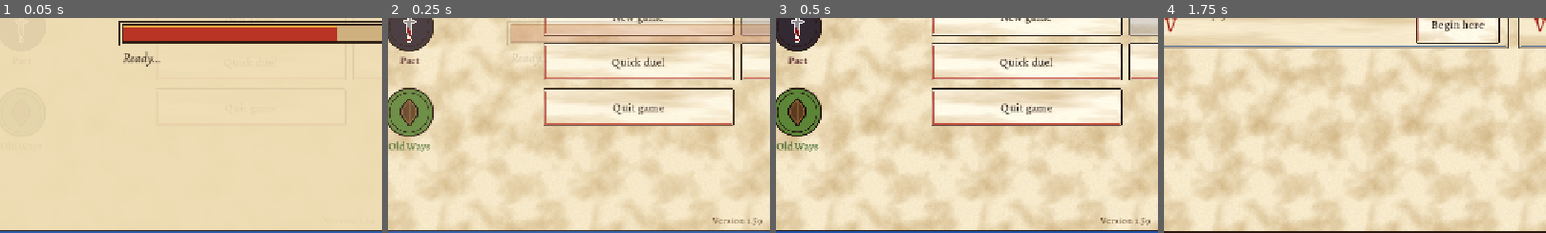
Above: before the commit, frames 1-4 (left to right).
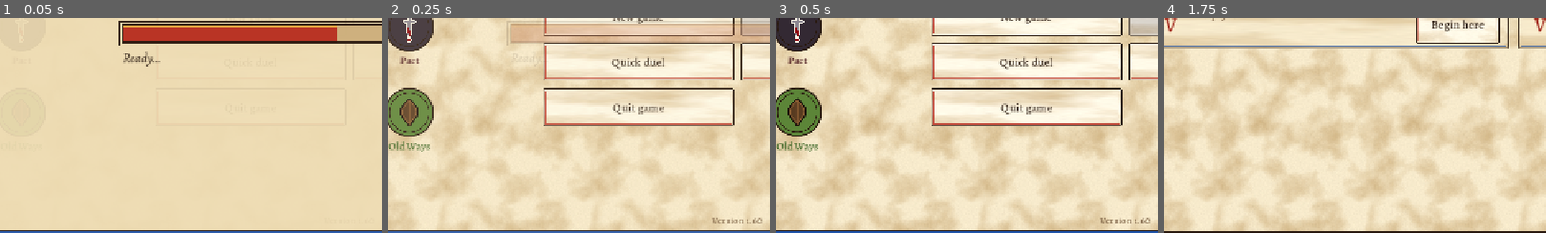
Above: after the commit, the same moments.

Repository: cavaleirobrancopensante/TCG-RPG
Game: Godot game, scene res://scenes/main.tscn
Same seed, same stepped clock (60 frames per second), same inputs: the game is played once before the commit and once after it.
Inputs:
- Up to frame 1 (0.05 s): no input
- Up to frame 2 (0.25 s): no input
- Up to frame 3 (0.5 s): no input
- Up to frame 4 (1.75 s): click "New game" at 0.5 s; click "New game" at 1.25 s
The pictures show only the part of the screen within x 4-54%, y 48-98%; the shares and areas given below are measured in that part.

The runs differ from the first frame. In frame 2, 0.2% of the frame differs, in the area x 85-98%, y 92-97%; in frame 3, 0.2%; in frame 4, nothing differs.

Commit message:
1.60: several blockers on one attacker; read creatures by tapping while blocking
Co-Authored-By: Claude Opus 5.5 <noreply@anthropic.com>
Claude-Session: https://claude.ai/code/session_01HitH66itUkjde1DxHgtaC5

Diff:
--- a/project.godot
+++ b/project.godot
@@ -12,7 +12,7 @@
 
 config/name="TCG-RPG"
 config/description="A card-battle RPG: MTG-style rules, Yu-Gi-Oh!-style summons, open world."
-config/version="1.59"
+config/version="1.60"
 run/main_scene="res://scenes/main.tscn"
 config/features=PackedStringArray("4.7", "GL Compatibility")
 boot_splash/bg_color=Color(0.93, 0.86, 0.7, 1)
--- a/scripts/battle/battle_scene.gd
+++ b/scripts/battle/battle_scene.gd
@@ -19,7 +19,7 @@
 var busy := false
 var mode := "idle"              # idle | attack | block | target
 var sel_attackers: Array = []
-var pending_blocks := {}        # attacker uid -> blocker uid
+var pending_blocks := {}        # attacker uid -> Array of blocker uids (several may block one)
 var block_pick := -1
 var target_specs: Array = []
 var chosen_targets: Array = []
@@ -672,14 +672,14 @@
 				out.append([_fig_center(figures[u]), portrait_pos(1), red])
 	elif st.phase in ["block", "combat"]:
 		var defender := 1 - st.active
-		var bl: Dictionary = pending_blocks if st.phase == "block" else st.blocks
+		var bl: Dictionary = pending_blocks if st.phase == "block" else st.blockers
 		for u in st.attackers:
 			if figures.has(u) and not bl.has(u) and not st.was_blocked.has(u):
 				out.append([_fig_center(figures[u]), portrait_pos(defender), red])
 		for a in bl:
-			var b: int = bl[a]
-			if figures.has(a) and figures.has(b):
-				out.append([_fig_center(figures[b]), _fig_center(figures[a]), blue])
+			for b in bl[a]:
+				if figures.has(a) and figures.has(int(b)):
+					out.append([_fig_center(figures[int(b)]), _fig_center(figures[a]), blue])
 	# confirming targets: the card (or the creature using its ability) points at its targets
 	if mode == "confirm":
 		var from := Vector2.ZERO
@@ -1220,7 +1220,7 @@
 				elif p.owner == 0 and st.can_attack(p):
 					fig.mark = "select"
 			"block":
-				if pending_blocks.values().has(uid):
+				if _pending_blocker(uid) >= 0:
 					fig.mark = "block"
 				elif uid == block_pick:
 					fig.mark = "select"
@@ -2625,26 +2625,52 @@
 		"block":
 			if p.owner == 0:
 				# Tap an assigned blocker again to unassign it.
-				for a in pending_blocks.keys():
-					if pending_blocks[a] == fig.uid:
-						pending_blocks.erase(a)
-						block_pick = -1
-						refresh()
-						return
-				block_pick = fig.uid if not p.tapped else -1
-				_log("Now tap the attacker it should block." if block_pick >= 0 else "That creature is tapped.", false)
+				var was := _pending_blocker(fig.uid)
+				if was >= 0:
+					pending_blocks[was].erase(fig.uid)
+					if pending_blocks[was].is_empty():
+						pending_blocks.erase(was)
+					block_pick = -1
+					_log(I18n.t("Blocker taken back."), false)
+					refresh()
+					return
+				if block_pick == fig.uid:
+					# tapped again while chosen: read it (and drop the choice)
+					block_pick = -1
+					refresh()
+					_show_board(p.owner, p.uid)
+					return
+				if p.tapped or p.has_kw("converted") or p.snared_by >= 0:
+					_show_board(p.owner, p.uid)
+					return
+				block_pick = fig.uid
+				_log(I18n.t("Now tap the attacker it should block (several may block one). Tap it again to read it."), false)
 				refresh()
 			elif st.attackers.has(fig.uid) and block_pick >= 0:
 				var b = st.find_perm(block_pick)
 				if b and st.can_block(b, p):
-					pending_blocks[fig.uid] = block_pick
+					if not pending_blocks.has(fig.uid):
+						pending_blocks[fig.uid] = []
+					pending_blocks[fig.uid].append(block_pick)
 					block_pick = -1
-					_log("Blocker assigned.", false)
+					var n: int = pending_blocks[fig.uid].size()
+					_log(I18n.t("Blocker assigned.") if n == 1 else I18n.t("%d blockers on this attacker.") % n, false)
 				else:
 					_log("That creature can't block this attacker (flying?).", false)
 				refresh()
+			else:
+				# an enemy creature with no blocker chosen: read it
+				_show_board(p.owner, p.uid)
 		_:
 			_show_board(p.owner, p.uid)
+
+
+## The attacker a creature of ours is set to block (-1: none).
+func _pending_blocker(uid: int) -> int:
+	for a in pending_blocks:
+		if Array(pending_blocks[a]).has(uid):
+			return int(a)
+	return -1
 
 
 ## Long press on a creature: read it, in every mode (attack, block and targeting keep tap
@@ -3244,7 +3270,10 @@
 		if defender == 0 and not auto_play:
 			await _player_blocks()
 		else:
-			pending_blocks = BattleAI.choose_blocks(st, defender)
+			var chosen_blocks := BattleAI.choose_blocks(st, defender)
+			pending_blocks = {}
+			for a in chosen_blocks:
+				pending_blocks[a] = chosen_blocks[a] if typeof(chosen_blocks[a]) == TYPE_ARRAY else [chosen_blocks[a]]
 		st.declare_blocks(pending_blocks)
 		pending_blocks.clear()
 		await _run_priority("blockers")
@@ -3270,7 +3299,7 @@
 	if can_any:
 		mode = "block"
 		busy = false
-		_log("You are attacked! Tap your creature, then the attacker it blocks.", false)
+		_log(I18n.t("You are attacked! Tap your creature, then the attacker it blocks. Several may block one attacker. Hold any creature to read it."), false)
 		refresh()
 		await _blocks_done
 		busy = true
--- a/scripts/battle/battle_state.gd
+++ b/scripts/battle/battle_state.gd
@@ -111,7 +111,8 @@
 ## blockers, damage, main2, end (the phase bar shows these).
 var step := ""
 var attackers: Array = []   # uids
-var blocks := {}            # attacker uid -> blocker uid
+var blocks := {}            # attacker uid -> its first blocker uid (what most code asks about)
+var blockers := {}          # attacker uid -> every blocker uid, in damage order (several may block one)
 var was_blocked := {}       # attacker uid -> true once blocked (stays blocked if the blocker leaves)
 var winner := -1
 var events: Array = []
@@ -289,6 +290,7 @@
 			p.uses.clear()          # "once per turn" counts each turn, abilities work in both
 	attackers.clear()
 	blocks.clear()
+	blockers.clear()
 	was_blocked.clear()
 	stack.clear()
 	window_open = false
@@ -1650,10 +1652,7 @@
 		return
 	side(p.owner).creatures.erase(p)
 	attackers.erase(p.uid)
-	blocks.erase(p.uid)
-	for a in blocks.keys():
-		if blocks[a] == p.uid:
-			blocks.erase(a)
+	_unblock(p.uid)
 	p.owner = to
 	p.sick = true
 	side(to).creatures.append(p)
@@ -2371,10 +2370,7 @@
 		p.deathtouched = false
 		p.tapped = true
 		attackers.erase(p.uid)
-		blocks.erase(p.uid)
-		for a in blocks.keys():
-			if blocks[a] == p.uid:
-				blocks.erase(a)
+		_unblock(p.uid)
 		emit({"type": "regenerate", "uid": p.uid})
 		return
 	_remove_perm(p)
@@ -2473,10 +2469,32 @@
 					_bury(a.base_owner, a.card_id, a.card)
 				emit({"type": "die", "uid": a.uid, "side": a.owner, "sacrifice": false})
 	attackers.erase(p.uid)
-	blocks.erase(p.uid)
-	for a in blocks.keys():
-		if blocks[a] == p.uid:
-			blocks.erase(a)
+	_unblock(p.uid)
+
+
+## A creature leaves combat (it died, regenerated or changed hands): as attacker or as blocker.
+func _unblock(uid: int) -> void:
+	blocks.erase(uid)
+	blockers.erase(uid)
+	for a in blockers.keys():
+		var list: Array = blockers[a]
+		if list.has(uid):
+			list.erase(uid)
+			if list.is_empty():
+				blockers.erase(a)
+				blocks.erase(a)
+			else:
+				blocks[a] = list[0]
+
+
+## Every blocker of an attacker still on the battlefield, in damage order.
+func blockers_of(a: int) -> Array:
+	var out: Array = []
+	for u in blockers.get(a, []):
+		var b := find_perm(int(u))
+		if b != null:
+			out.append(b)
+	return out
 
 
 ## Kill creatures with lethal damage, check for a winner.
@@ -2594,19 +2612,26 @@
 		_force_resolve()
 	window_open = false
 	blocks.clear()
+	blockers.clear()
 	was_blocked.clear()
 	var used := {}
 	for a in blocks_in:
 		var ap := find_perm(int(a))
-		var bp := find_perm(int(blocks_in[a]))
-		if ap == null or bp == null or not attackers.has(ap.uid) or used.has(bp.uid):
+		if ap == null or not attackers.has(ap.uid):
 			continue
-		if not can_block(bp, ap):
-			continue
-		blocks[ap.uid] = bp.uid
-		used[bp.uid] = true
-		was_blocked[ap.uid] = true
-		emit({"type": "block", "uid": bp.uid, "attacker": ap.uid})
+		# one blocker, or several on the same attacker
+		var list: Array = blocks_in[a] if typeof(blocks_in[a]) == TYPE_ARRAY else [blocks_in[a]]
+		for bu in list:
+			var bp := find_perm(int(bu))
+			if bp == null or used.has(bp.uid) or not can_block(bp, ap):
+				continue
+			if not blockers.has(ap.uid):
+				blockers[ap.uid] = []
+				blocks[ap.uid] = bp.uid
+			blockers[ap.uid].append(bp.uid)
+			used[bp.uid] = true
+			was_blocked[ap.uid] = true
+			emit({"type": "block", "uid": bp.uid, "attacker": ap.uid})
 	phase = "combat"
 	step = "blockers"
 	if _window():
@@ -2633,31 +2658,39 @@
 ## Combat damage in two steps: first strikers, then everyone else still standing.
 func _resolve_combat() -> void:
 	var defender := 1 - active
-	var pairs: Array = []
-	for u in attackers.duplicate():
-		pairs.append([u, blocks.get(u, -1)])
+	var order: Array = attackers.duplicate()
 	for step in [true, false]:
-		for pr in pairs:
-			var ap := find_perm(pr[0])
-			var bp: Perm = find_perm(pr[1]) if int(pr[1]) >= 0 else null
+		for u in order:
+			var ap := find_perm(int(u))
+			var bls := blockers_of(int(u))      # still standing (a first striker may have killed some)
 			if ap != null and ap.has_kw("first_strike") == step:
-				if bp != null:
-					var dmg := ap.power()
-					var lethal := maxi(0, bp.toughness() - bp.damage)
-					if ap.has_kw("deathtouch"):
-						lethal = mini(lethal, 1)
-					if ap.has_kw("trample") and dmg > lethal:
-						deal_damage(ap, active, {"kind": "creature", "uid": bp.uid}, lethal)
-						deal_damage(ap, active, {"kind": "player", "side": defender}, dmg - lethal)
-					else:
-						deal_damage(ap, active, {"kind": "creature", "uid": bp.uid}, dmg)
-				elif int(pr[1]) < 0 and (not was_blocked.has(ap.uid) or ap.has_kw("trample")):
-					# a blocked attacker whose blocker left combat deals no damage (trample: all to the player)
+				if not bls.is_empty():
+					# several blockers: lethal damage to each in order, the rest to the last
+					# (trample: the rest to the player)
+					var rem := ap.power()
+					for k in bls.size():
+						var bp: Perm = bls[k]
+						if rem <= 0:
+							break
+						var lethal := maxi(0, bp.toughness() - bp.damage)
+						if ap.has_kw("deathtouch"):
+							lethal = mini(lethal, 1)
+						var give := rem
+						if k < bls.size() - 1 or ap.has_kw("trample"):
+							give = mini(rem, lethal)
+						if give > 0:
+							deal_damage(ap, active, {"kind": "creature", "uid": bp.uid}, give)
+						rem -= give
+					if rem > 0 and ap.has_kw("trample"):
+						deal_damage(ap, active, {"kind": "player", "side": defender}, rem)
+				elif not was_blocked.has(ap.uid) or ap.has_kw("trample"):
+					# a blocked attacker whose blockers left combat deals no damage (trample: all to the player)
 					deal_damage(ap, active, {"kind": "player", "side": defender}, ap.power())
-			if bp != null and find_perm(bp.uid) != null and bp.has_kw("first_strike") == step:
-				var ap2 := find_perm(pr[0])
-				if ap2:
-					deal_damage(bp, defender, {"kind": "creature", "uid": ap2.uid}, bp.power())
+			for bp in bls:
+				if find_perm(bp.uid) != null and bp.has_kw("first_strike") == step:
+					var ap2 := find_perm(int(u))
+					if ap2:
+						deal_damage(bp, defender, {"kind": "creature", "uid": ap2.uid}, bp.power())
 		check_state()
 		if phase == "over":
 			return
--- a/tests/shots13.gd
+++ b/tests/shots13.gd
@@ -95,7 +95,7 @@
 	if not st.attackers.is_empty():
 		for p in st.side(0).creatures:
 			if st.can_block(p, st.find_perm(st.attackers[0])):
-				b.pending_blocks[st.attackers[0]] = p.uid
+				b.pending_blocks[st.attackers[0]] = [p.uid]
 				break
 	b.refresh()
 	await _shot("h_block_arrows")
--- a/tests/test_runner.gd
+++ b/tests/test_runner.gd
@@ -2416,6 +2416,44 @@
 	st.side(0).cast_count = 2
 	st._realm_check(0)
 	check(st.side(0).creatures.is_empty(), "the AI's Inquisitor judges a Heretic at once")
+	# several blockers on one attacker: lethal damage to each in order, the rest to the last
+	st = _duel()
+	st.active = 0
+	st.phase = "main1"
+	var att := st._make_perm(0, "proto_a_skeleton", CardDB.get_card("proto_a_skeleton"))
+	att.base_p = 3
+	att.base_t = 3
+	att.sick = false
+	st.side(0).creatures.append(att)
+	var g1 := st._make_perm(1, "proto_a_skeleton", CardDB.get_card("proto_a_skeleton"))
+	var g2 := st._make_perm(1, "proto_a_skeleton", CardDB.get_card("proto_a_skeleton"))
+	st.side(1).creatures.append_array([g1, g2])
+	st.declare_attackers([att.uid])
+	st.auto_priority = false
+	st.declare_blocks({att.uid: [g1.uid, g2.uid]})
+	check(st.blockers_of(att.uid).size() == 2 and st.blocks[att.uid] == g1.uid, "two blockers on one attacker")
+	if st.phase == "combat":
+		st.combat_damage()
+	check(st.find_perm(att.uid) == null and st.find_perm(g1.uid) == null and st.find_perm(g2.uid) != null and g2.damage == 1,
+		"the attacker kills the first blocker (2), gives the rest (1) to the second, and dies to both")
+	st = _duel()
+	st.active = 0
+	st.phase = "main1"
+	att = st._make_perm(0, "proto_a_skeleton", CardDB.get_card("proto_a_skeleton"))
+	att.base_p = 6
+	att.base_t = 6
+	att.sick = false
+	att.keywords.append("trample")
+	st.side(0).creatures.append(att)
+	g1 = st._make_perm(1, "proto_a_skeleton", CardDB.get_card("proto_a_skeleton"))
+	g2 = st._make_perm(1, "proto_a_skeleton", CardDB.get_card("proto_a_skeleton"))
+	st.side(1).creatures.append_array([g1, g2])
+	var l1 := st.side(1).life
+	st.declare_attackers([att.uid])
+	st.declare_blocks({att.uid: [g1.uid, g2.uid]})
+	if st.phase == "combat":
+		st.combat_damage()
+	check(st.side(1).creatures.is_empty() and st.side(1).life == l1 - 2 and st.find_perm(att.uid) != null, "trample over two blockers: 2 + 2, then 2 to the player")
 	# a whole AI duel of the two prototype decks finishes
 	var d := DeckTools.proto_decks()
 	st = BattleState.new()
Not shown, changed: README.md
